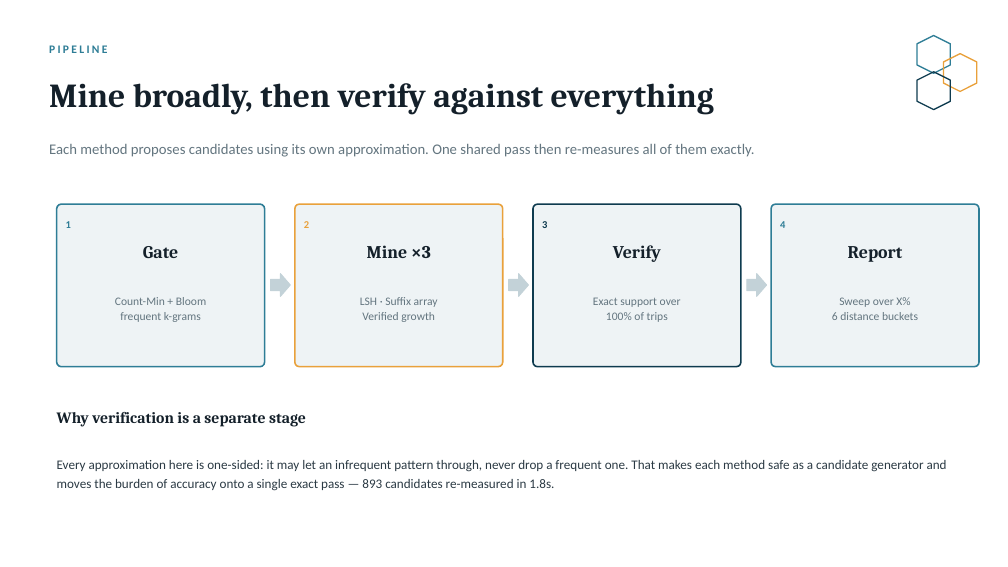
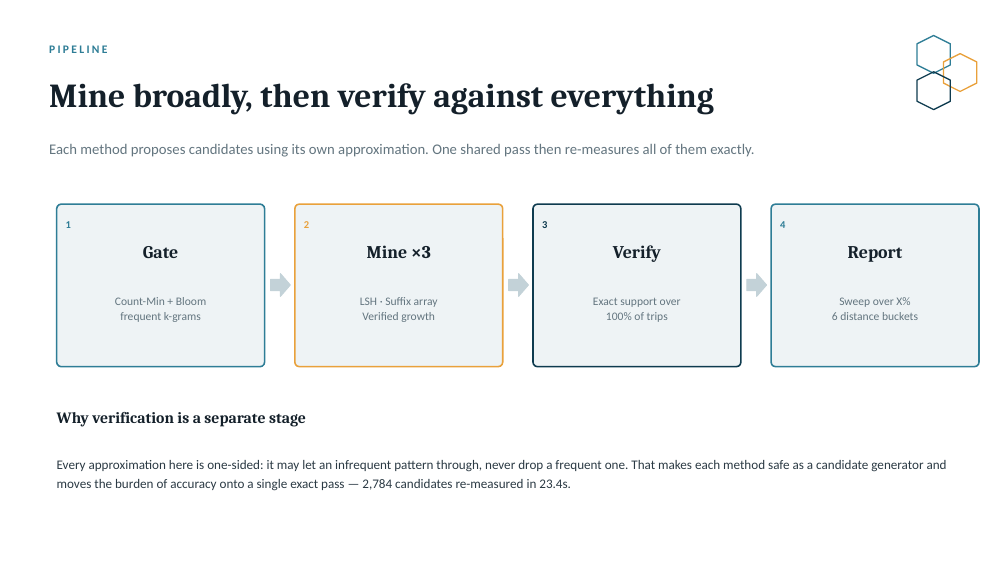
Before and after one commit to Omri5790/porto-taxi-project, a slide deck: slide 3 of output/stage3_methods_comparison.pptx. Drawn at 1008x567 pixels with LibreOffice and Linux fonts; fonts in the diff are those of the drawing. Boxes give left, top, right and bottom in pixels: in the first picture for what was removed or moved away, otherwise in the second. Text is boxed around its words. In the diff, an @@ line names an element or a change of style, - is before the commit and + after.

```diff
--- a/output/stage3_methods_comparison.pptx
+++ b/output/stage3_methods_comparison.pptx
@@ text at <box>57,460,947,491</box>: text changed @@
-Every approximation here is one-sided: it may let an infrequent pattern through, never drop a frequent one. That makes each method safe as a candidate generator and moves the burden of accuracy onto a single exact pass — 893 candidates re-measured in 1.8s.
+Every approximation here is one-sided: it may let an infrequent pattern through, never drop a frequent one. That makes each method safe as a candidate generator and moves the burden of accuracy onto a single exact pass — 2,784 candidates re-measured in 23.4s.
```
Also in this commit, not shown: 12 other slides changed, 8 other files.
